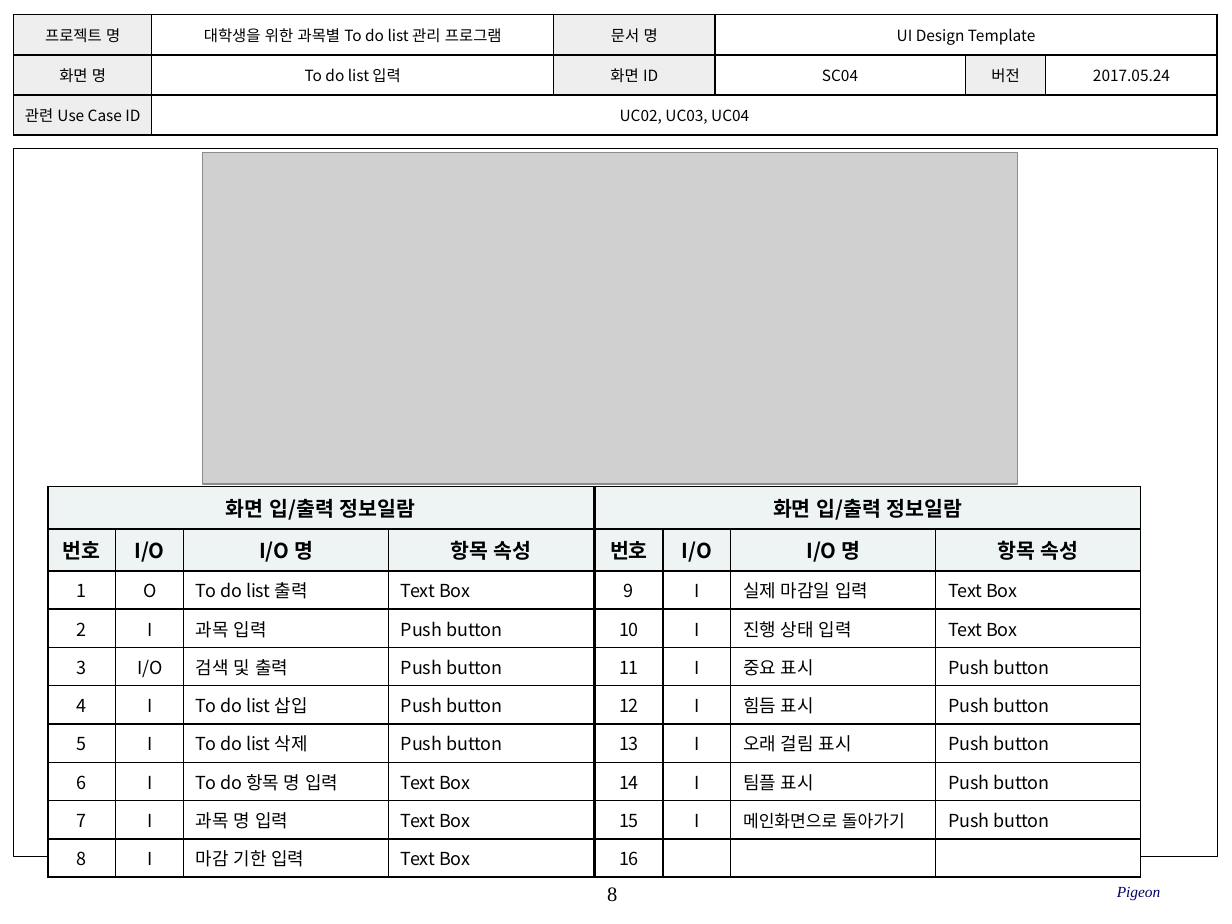
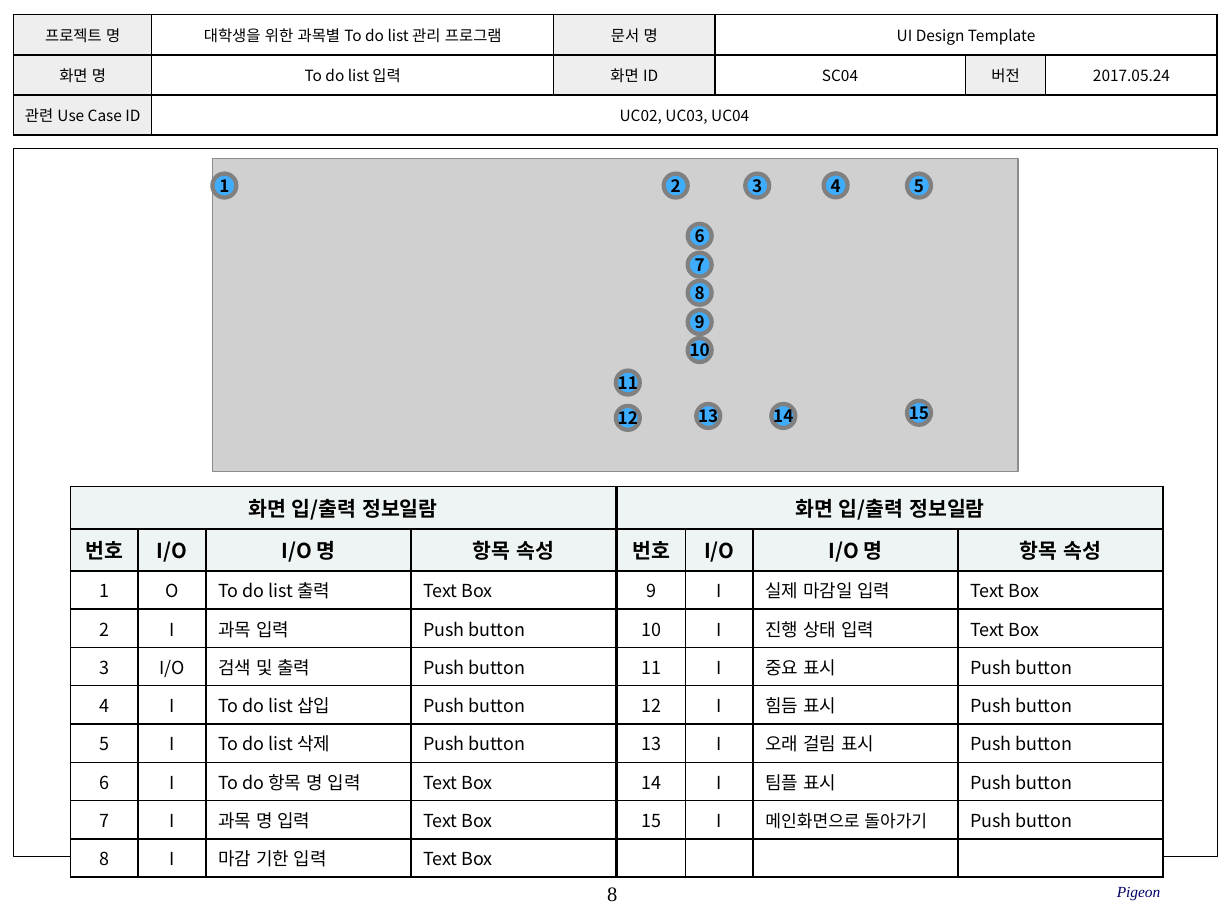
Before and after one commit to SE-admin/9, a slide deck: slide 8 of doc/3_ 설계서/UI Design Template_9_pigeon.pptx. Drawn at 1232x924 pixels with LibreOffice and Linux fonts; fonts in the diff are those of the drawing; grey boxes stand for pictures; background and template pictures are left out. Boxes give left, top, right and bottom in pixels: in the first picture for what was removed or moved away, otherwise in the second. Text is boxed around its words. In the diff, an @@ line names an element or a change of style, - is before the commit and + after.

```diff
--- a/doc/3_ 설계서/UI Design Template_9_pigeon.pptx
+++ b/doc/3_ 설계서/UI Design Template_9_pigeon.pptx
@@ picture: place and size @@
-picture at [203,153,1019,484]
+picture at [212,159,1018,472]
@@ ellipse added at [212,174,235,197], fill #3FADFF, outline #808080 2.5 pt, 10 pt, text #000000, bold @@
+1
@@ ellipse added at [664,174,687,197], fill #3FADFF, outline #808080 2.5 pt, 10 pt, text #000000, bold @@
+2
@@ ellipse added at [745,174,769,197], fill #3FADFF, outline #808080 2.5 pt, 10 pt, text #000000, bold @@
+3
@@ ellipse added at [824,174,848,197], fill #3FADFF, outline #808080 2.5 pt, 10 pt, text #000000, bold @@
+4
@@ ellipse added at [907,174,930,197], fill #3FADFF, outline #808080 2.5 pt, 10 pt, text #000000, bold @@
+5
@@ ellipse added at [687,224,711,248], fill #3FADFF, outline #808080 2.5 pt, 10 pt, text #000000, bold @@
+6
@@ ellipse added at [687,253,711,276], fill #3FADFF, outline #808080 2.5 pt, 10 pt, text #000000, bold @@
+7
@@ ellipse added at [687,281,711,304], fill #3FADFF, outline #808080 2.5 pt, 10 pt, text #000000, bold @@
+8
@@ ellipse added at [687,310,711,334], fill #3FADFF, outline #808080 2.5 pt, 10 pt, text #000000, bold @@
+9
@@ ellipse added at [687,338,711,361], fill #3FADFF, outline #808080 2.5 pt, 10 pt, text #000000, bold @@
+10
@@ ellipse added at [616,371,639,394], fill #3FADFF, outline #808080 2.5 pt, 10 pt, text #000000, bold @@
+11
@@ ellipse added at [616,407,639,430], fill #3FADFF, outline #808080 2.5 pt, 10 pt, text #000000, bold @@
+12
@@ ellipse added at [696,404,719,428], fill #3FADFF, outline #808080 2.5 pt, 10 pt, text #000000, bold @@
+13
@@ ellipse added at [771,404,795,428], fill #3FADFF, outline #808080 2.5 pt, 10 pt, text #000000, bold @@
+14
@@ ellipse added at [907,400,930,424], fill #3FADFF, outline #808080 2.5 pt, 10 pt, text #000000, bold @@
+15
@@ table: place and size @@
-table at [48,487,593,871]
+table at [70,487,615,871]
@@ table at [617,487,1162,834] @@
-row 10, column 1: 16
+row 10, column 1: 
@@ table: place and size @@
-table at [595,487,1140,870]
+table at [617,487,1162,834]
```
Also in this commit, not shown: 9 other slides changed.
